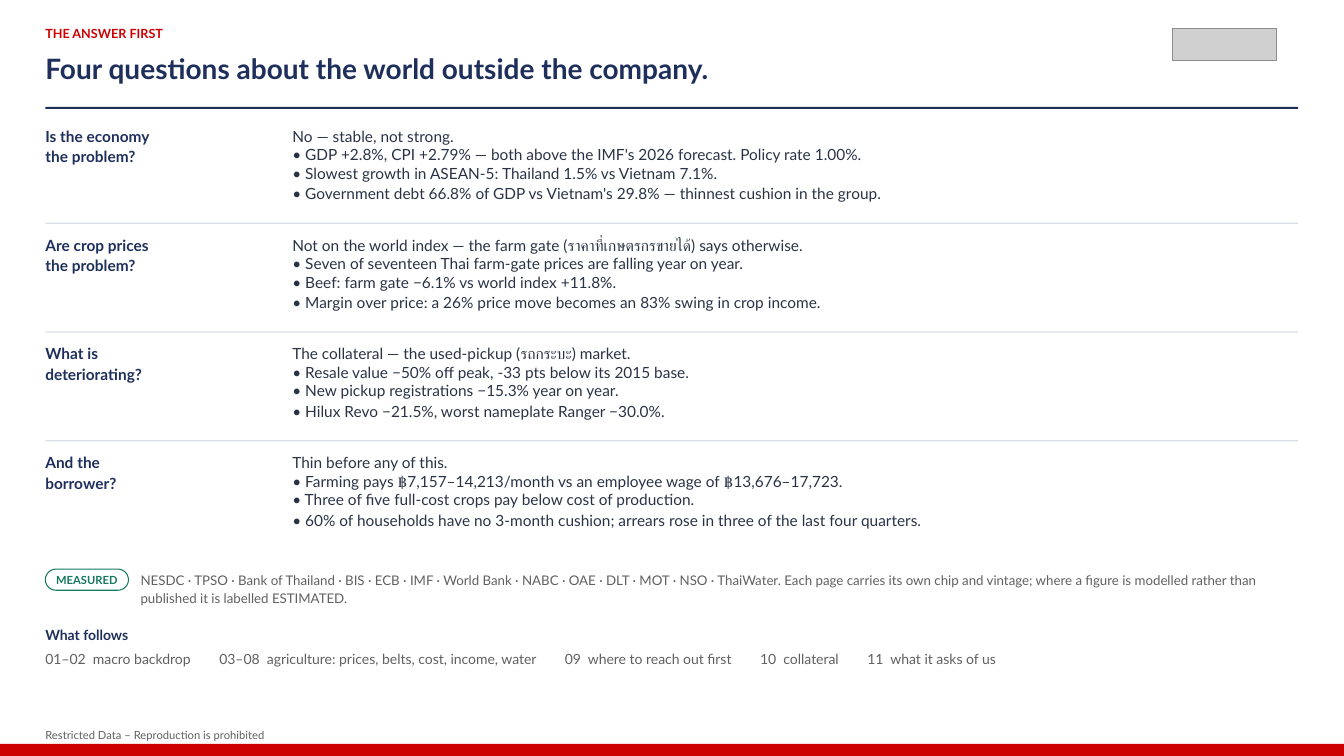
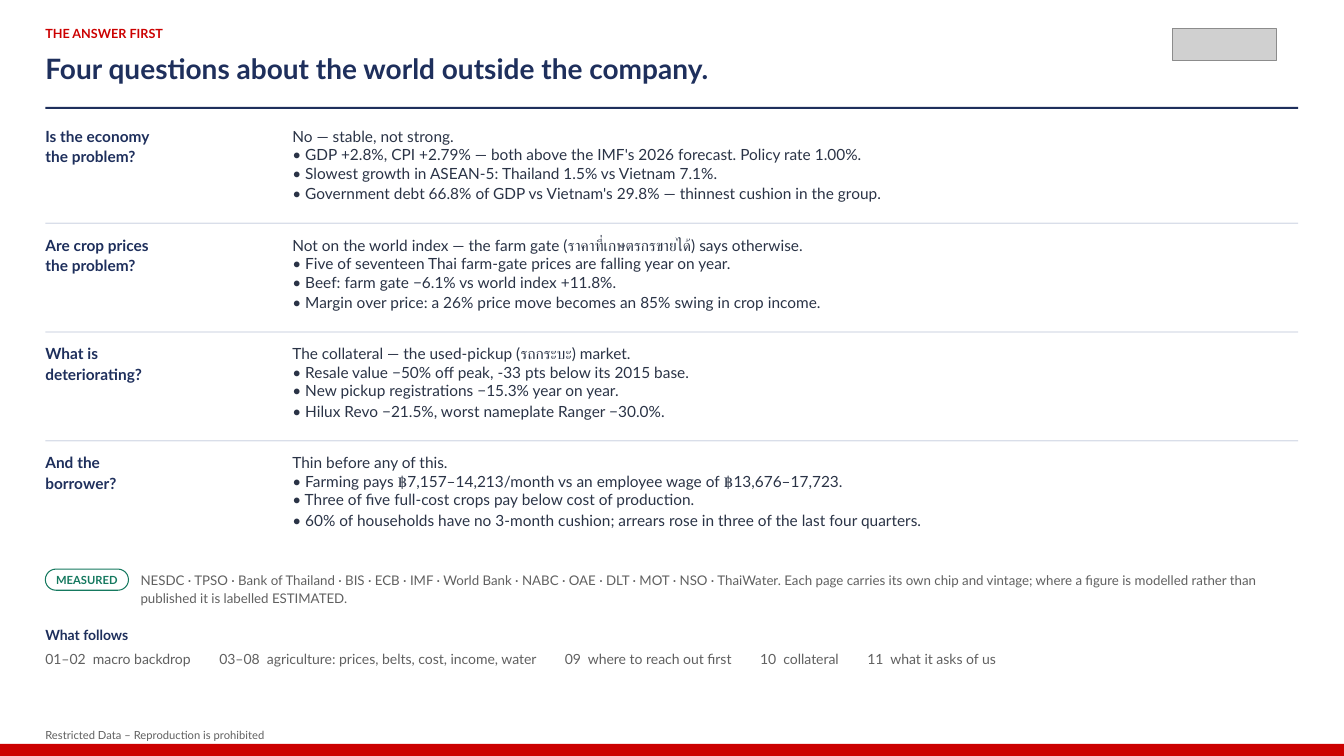
Before and after one commit to kaustavb2101/competitive-intel, a slide deck: slide 2 of docs/decks/mcom-2026-08-05-macro.pptx. Drawn at 1344x756 pixels with LibreOffice and Linux fonts; fonts in the diff are those of the drawing; grey boxes stand for pictures. Boxes give left, top, right and bottom in pixels: in the first picture for what was removed or moved away, otherwise in the second. Text is boxed around its words. In the diff, an @@ line names an element or a change of style, - is before the commit and + after.

```diff
--- a/docs/decks/mcom-2026-08-05-macro.pptx
+++ b/docs/decks/mcom-2026-08-05-macro.pptx
@@ text at [292,237,821,311]: text changed @@
-Not on the world index — the farm gate (ราคาที่เกษตรกรขายได้) says otherwise.
-• Seven of seventeen Thai farm-gate prices are falling year on year.
-• Beef: farm gate −6.1% vs world index +11.8%.
-• Margin over price: a 26% price move becomes an 83% swing in crop income.
+Not on the world index — the farm gate (ราคาที่เกษตรกรขายได้) says otherwise.
+• Five of seventeen Thai farm-gate prices are falling year on year.
+• Beef: farm gate −6.1% vs world index +11.8%.
+• Margin over price: a 26% price move becomes an 85% swing in crop income.
```
Also in this commit, not shown: 6 other slides changed, 1 other file.
